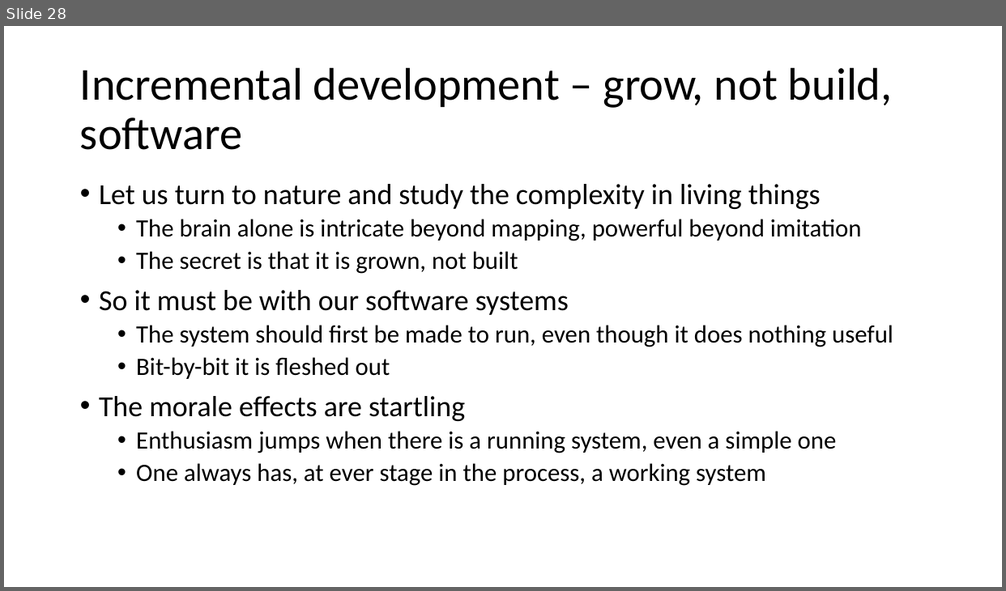
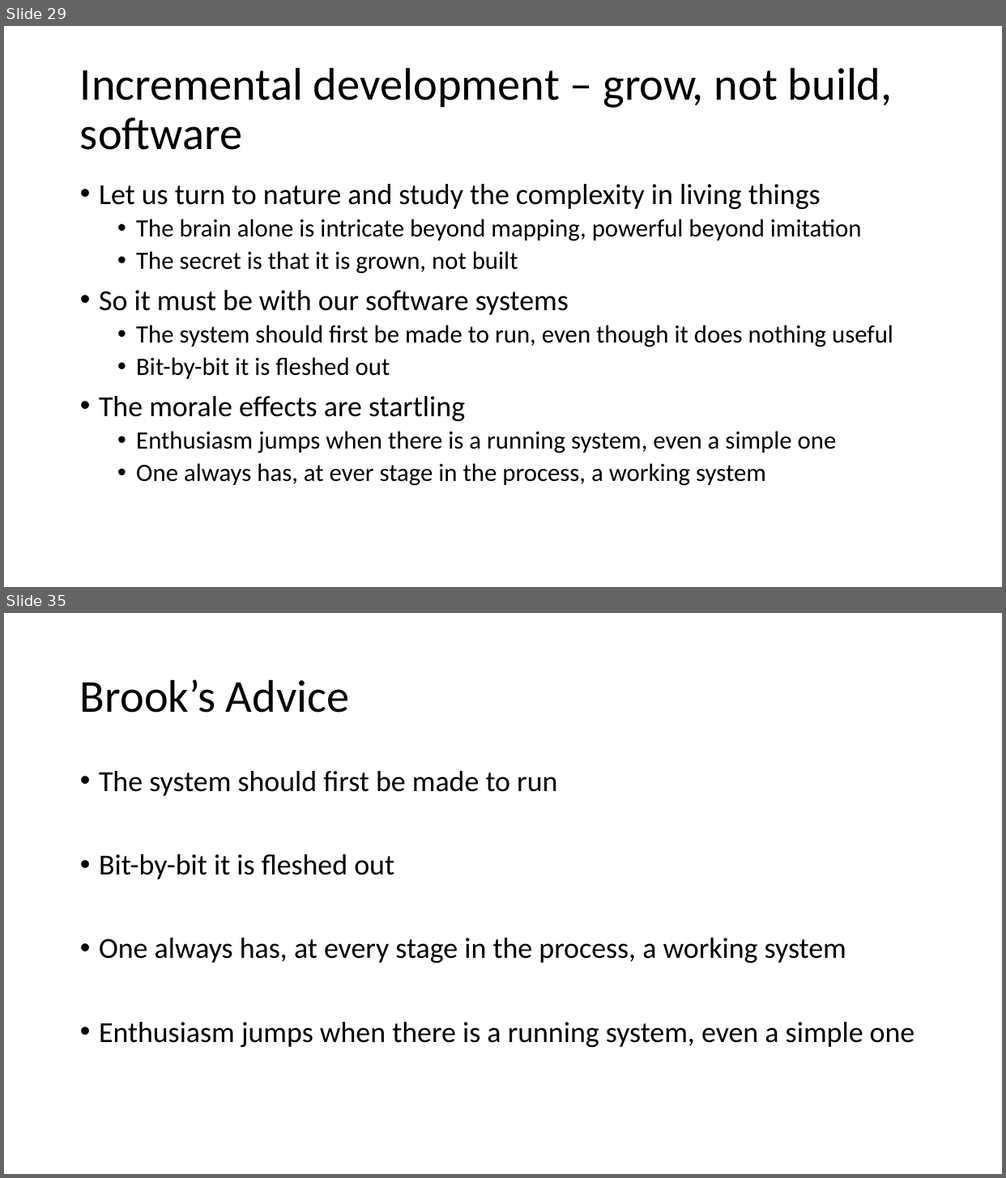
Before and after one commit to Agile4Defense/AgileForDefense, a slide deck: No Silver Bullet – Essence and Accident in Software Engineering.pptx. Shown one above the other, each under a label of ours: slide 28 before the commit, slides 29 and 35 after it; the slides between them are not shown. The pictures are 1006x591 and 1006x1178 pixels, drawn with LibreOffice and Linux fonts; fonts in the diff are those of the drawing. Boxes give left, top, right and bottom in pixels: in the first picture for what was removed or moved away, otherwise in the second. Text is boxed around its words. In the diff, an @@ line names an element or a change of style, - is before the commit and + after.

```diff
--- a/No Silver Bullet – Essence and Accident in Software Engineering.pptx
+++ b/No Silver Bullet – Essence and Accident in Software Engineering.pptx
@@ slide 35 added at box(4, 613, 1002, 1174), background #FFFFFF @@
@@ title added at box(80, 679, 350, 713), 44 pt, text #000000 @@
+Brook’s Advice
@@ text added at box(99, 771, 915, 1047), 28 pt, text #000000 @@
+• The system should first be made to run
+• Bit-by-bit it is fleshed out
+• One always has, at every stage in the process, a working system
+• Enthusiasm jumps when there is a running system, even a simple one
@@ what was slide 28 is now slide 29 @@
```
Also in this commit, not shown: 3 slides changed, 6 other slides added, 1 slide removed.
